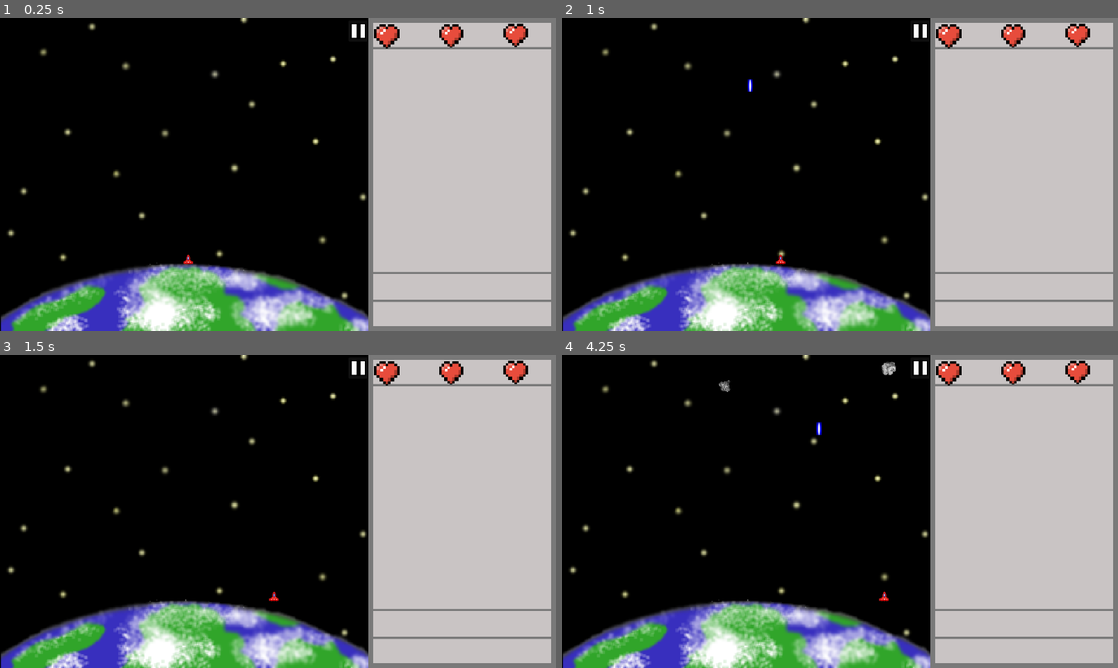
Above: before the commit, frames 1-4 (two rows, left to right).
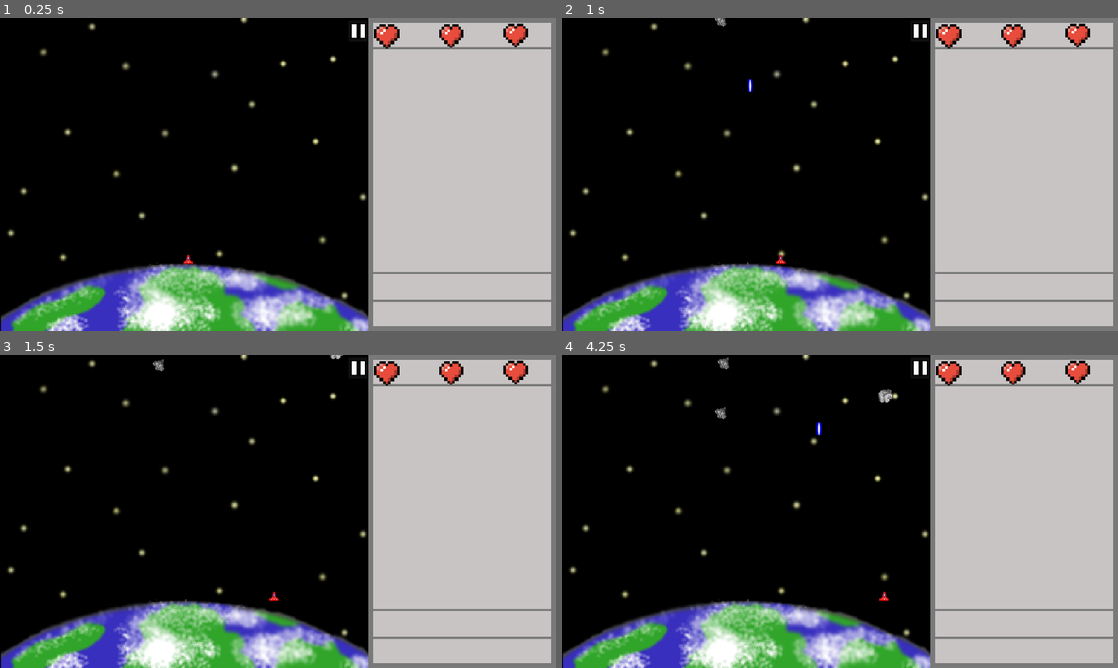
Above: after the commit, the same moments.

Repository: Pchristy03/EAP-Redox
Game: Godot game, scene res://main.tscn
The game is run twice, just before and just after one commit, with the same random seed, the same clock (stepped at 60 frames per second) and the same inputs.
Inputs (mouse positions are in pixels of both pictures, inside the frame that each line leads up to):
- Up to frame 1 (0.25 s): no input
- Up to frame 2 (1 s): tap Enter (ui_accept) at 0.5, 0.77 s; hold Right (ui_right) from 0.53 s (still down)
- Up to frame 3 (1.5 s): release Right (ui_right) at 1.25 s; click (355, 367) at 1.25 s
- Up to frame 4 (4.25 s): hold Left (ui_left) 2.03-2.78 s; tap Enter (ui_accept) at 2.27, 3.77 s; hold Right (ui_right) from 2.78 s (still down)

Frame 1 is identical in both runs. In frame 2, less than 0.1% of the frame differs, in the area x 27-30%, y 0-3%; in frame 3, less than 0.1%; in frame 4, 0.4%, in the area x 27-61%, y 0-21%.

Commit message:
Modified Asteroid Physics and Added Basic Destinations

Diff:
--- a/asteroid.gd
+++ b/asteroid.gd
@@ -4,8 +4,9 @@
 
 var dest_dir = Vector2.ZERO
 
-const impulse_speed = 0.5
-const gravity_speed = 10
+const max_speed = 40
+const impulse_speed = 30
+const gravity_speed = 2
 
 # Flag to check if the explosion has occurred
 var explosion_occurred = false
@@ -16,7 +17,7 @@
 	$AnimatedSprite2D.frame = randi_range(0, 3)
 
 func init(dest):
-	dest_dir = position.direction_to(Vector2(position.x, position.y + 1))
+	dest_dir = position.direction_to(Vector2(randi_range(0, 800), 500))
 	velocity += dest_dir * impulse_speed
 
 # Move the asteroid in the physics process
@@ -24,6 +25,8 @@
 	# If explosion hasn't occurred, move the asteroid
 	if not explosion_occurred:
 		velocity += position.direction_to(Vector2(390, 650)) * delta * gravity_speed
+		velocity = velocity.clamp(Vector2(-max_speed, -max_speed), Vector2(max_speed, max_speed))
+		#print(velocity)
 	else:
 		# If explosion has occurred, stop the asteroid
 		velocity = Vector2.ZERO
--- a/main.gd
+++ b/main.gd
@@ -23,11 +23,12 @@
 		var randomX = randf_range(spawnArea.position.x, spawnArea.end.x)
 		var randomY = randf_range(spawnArea.position.y, spawnArea.end.y)
 		aster.position = Vector2(randomX, randomY)
+		aster.init(0)
 		aster.add_to_group("Asteroids")
 		add_child(aster)
 
 		var timeout_dur = randf_range(0.7, 2.4)
-		print(aster.position, timeout_dur)
+		#print(aster.position, timeout_dur)
 		await get_tree().create_timer(timeout_dur).timeout
 
 func _on_player_shoot(location):
